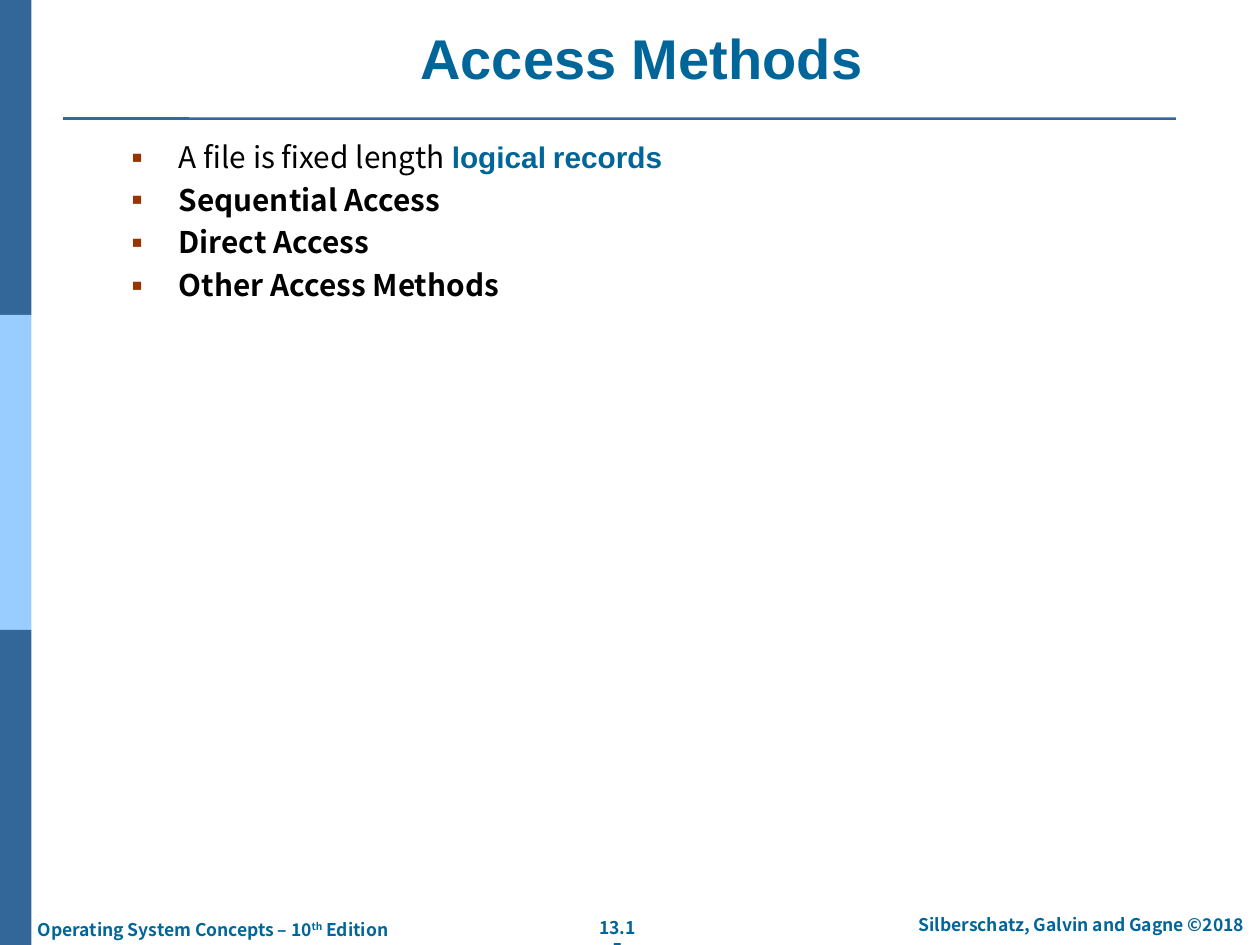
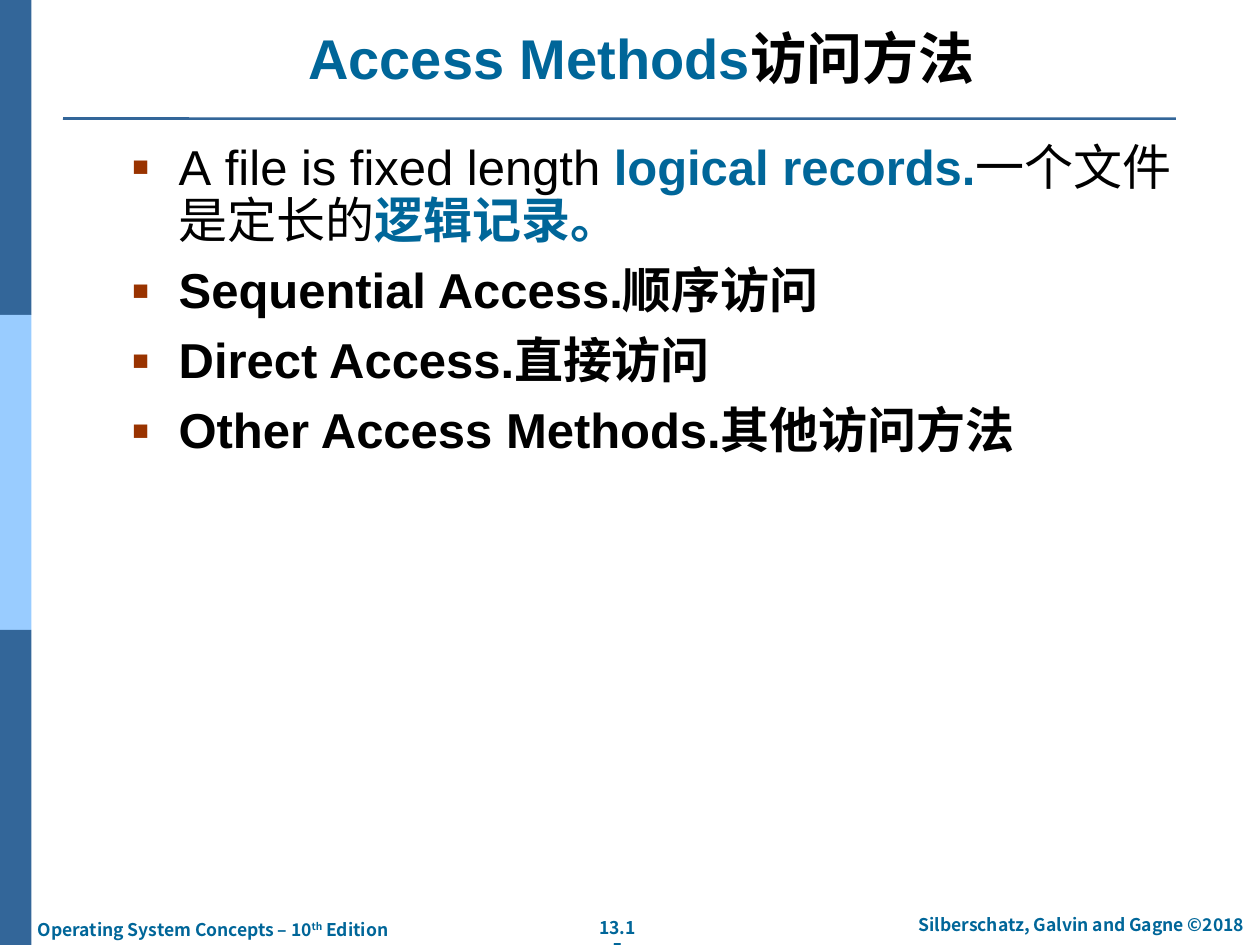
Before and after one commit to SpiritWolf2015/learn-operatingsystem, a slide deck: slide 15 of 操作系统概念/第10版/PPT/ch13-FileSystemInterface.pptx. Drawn at 1260x945 pixels with LibreOffice and Linux fonts; fonts in the diff are those of the drawing; background and template pictures are left out. Boxes give left, top, right and bottom in pixels: in the first picture for what was removed or moved away, otherwise in the second. Text is boxed around its words. In the diff, an @@ line names an element or a change of style, - is before the commit and + after.

Commit message:
[GZC]第13章PPT，文件系统接口

```diff
--- a/操作系统概念/第10版/PPT/ch13-FileSystemInterface.pptx
+++ b/操作系统概念/第10版/PPT/ch13-FileSystemInterface.pptx
@@ title at box(308, 35, 975, 84): text changed @@
-Access Methods
+Access Methods访问方法
@@ text at box(179, 146, 1171, 453): text changed; size 17 to 28 pt; font Noto Sans CJK SC to Arial @@
-▪ A file is fixed length logical records
-▪ Sequential Access
-▪ Direct Access
-▪ Other Access Methods
+▪ A file is fixed length logical records.一个文件是定长的逻辑记录。
+▪ Sequential Access.顺序访问
+▪ Direct Access.直接访问
+▪ Other Access Methods.其他访问方法
```
Also in this commit, not shown: 27 other slides changed.
